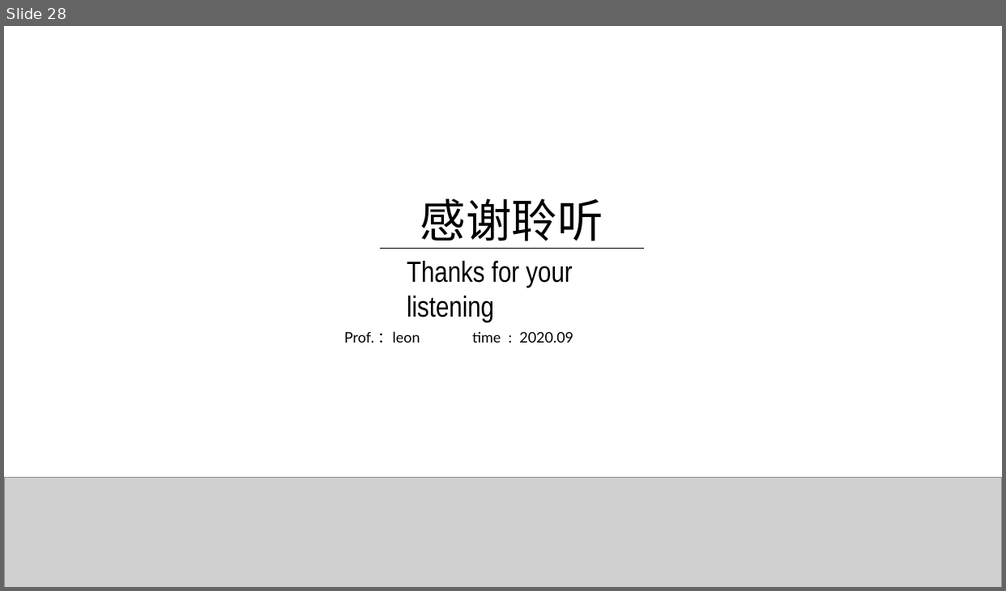
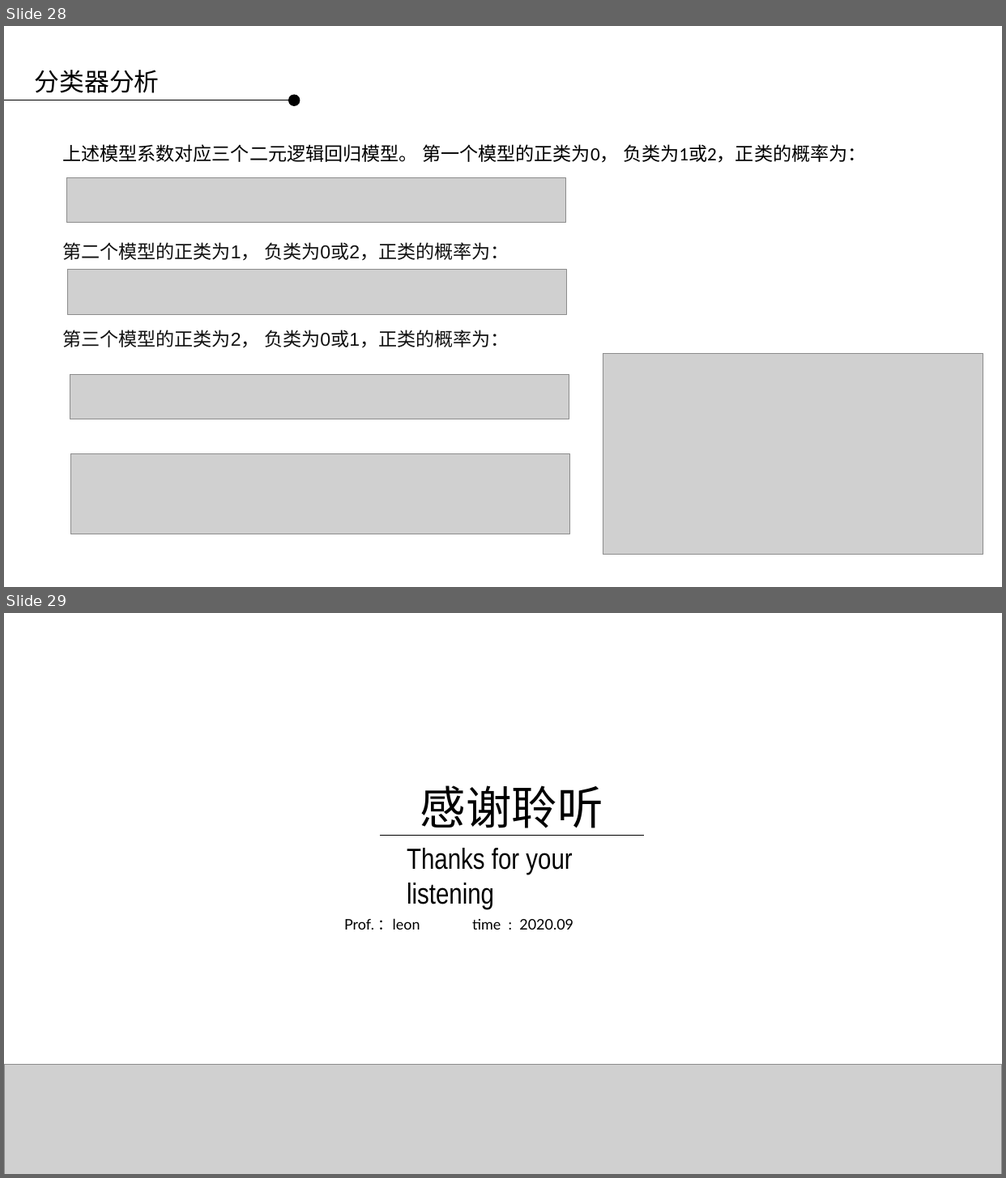
Before and after one commit to applepip/Big_Data, a slide deck: 产品大数据分析与建模/大数据分析与建模 第二讲.pptx. Shown one above the other, each under a label of ours: slide 28 before the commit, slides 28 and 29 after it. The pictures are 1006x591 and 1006x1178 pixels, drawn with LibreOffice and Linux fonts; fonts in the diff are those of the drawing; grey boxes stand for pictures; background and template pictures are left out. Boxes give left, top, right and bottom in pixels: in the first picture for what was removed or moved away, otherwise in the second. Text is boxed around its words. In the diff, an @@ line names an element or a change of style, - is before the commit and + after.

Commit message:
大数据第二讲建模与python代码实践

```diff
--- a/产品大数据分析与建模/大数据分析与建模 第二讲.pptx
+++ b/产品大数据分析与建模/大数据分析与建模 第二讲.pptx
@@ slide 28 added at (4, 26, 1002, 587), background picture (left out) @@
@@ text added at (35, 70, 160, 93), 24 pt, text #000000 @@
+分类器分析
@@ ellipse added at (288, 95, 300, 107), fill #000000 @@
@@ line added from (4, 100) to (288, 100), #000000 0.75 pt @@
@@ text added at (62, 144, 867, 163), 18 pt, text #000000 @@
+上述模型系数对应三个二元逻辑回归模型。 第一个模型的正类为0， 负类为1或2，正类的概率为：
@@ picture added at (67, 178, 566, 222) @@
@@ text added at (62, 242, 509, 261), 18 pt, text #121212 @@
+第二个模型的正类为1， 负类为0或2，正类的概率为：
@@ picture added at (68, 270, 567, 315) @@
@@ text added at (62, 330, 509, 348), 18 pt, text #121212 @@
+第三个模型的正类为2， 负类为0或1，正类的概率为：
@@ picture added at (603, 354, 983, 555) @@
@@ picture added at (70, 375, 569, 419) @@
@@ picture added at (70, 454, 570, 535) @@
@@ what was slide 28 is now slide 29 @@
```
Also in this commit, not shown: 1 slide changed, 25 other slides added, 25 slides removed, 2 other files.
